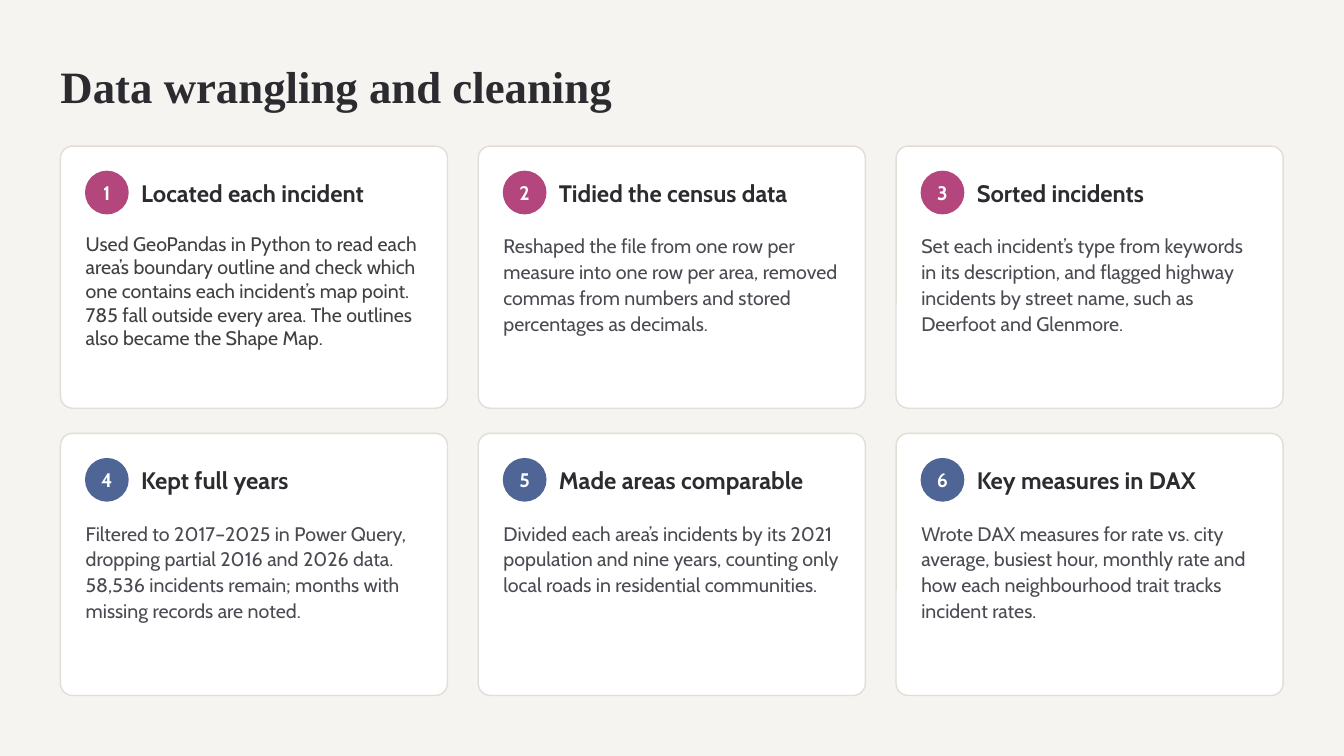
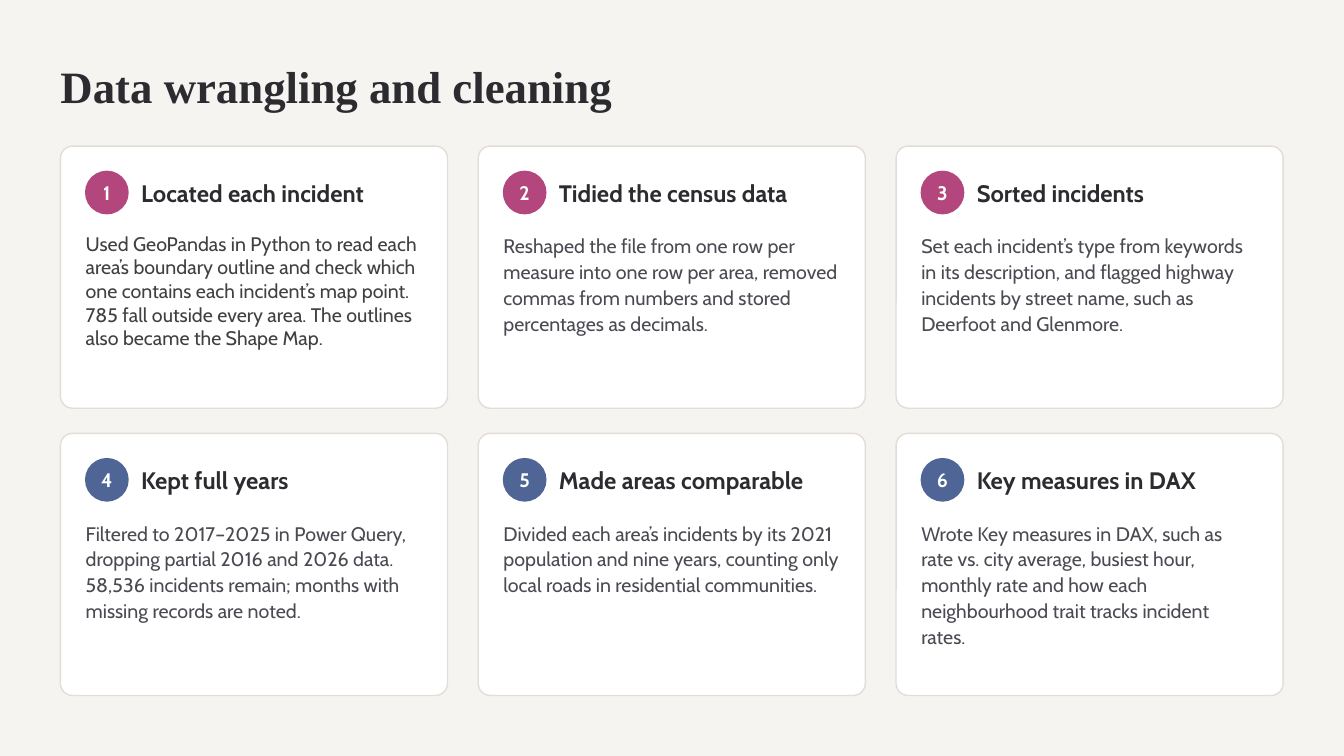
Before and after one commit to AdrianJulve/calgary-traffic-dashboard, a slide deck: slide 5 of Calgary_Traffic_Midpoint.pptx. Drawn at 1344x756 pixels with LibreOffice and Linux fonts; fonts in the diff are those of the drawing. Boxes give left, top, right and bottom in pixels: in the first picture for what was removed or moved away, otherwise in the second. Text is boxed around its words. In the diff, an @@ line names an element or a change of style, - is before the commit and + after.

Commit message:
Updated Slides

```diff
--- a/Calgary_Traffic_Midpoint.pptx
+++ b/Calgary_Traffic_Midpoint.pptx
@@ text at (x1=921, y1=526, x2=1223, y2=644): text changed @@
-Wrote DAX measures for rate vs. city average, busiest hour, monthly rate and how each neighbourhood trait tracks incident rates.
+Wrote Key measures in DAX, such as rate vs. city average, busiest hour, monthly rate and how each neighbourhood trait tracks incident rates.
```
Also in this commit, not shown: 2 other slides changed.
